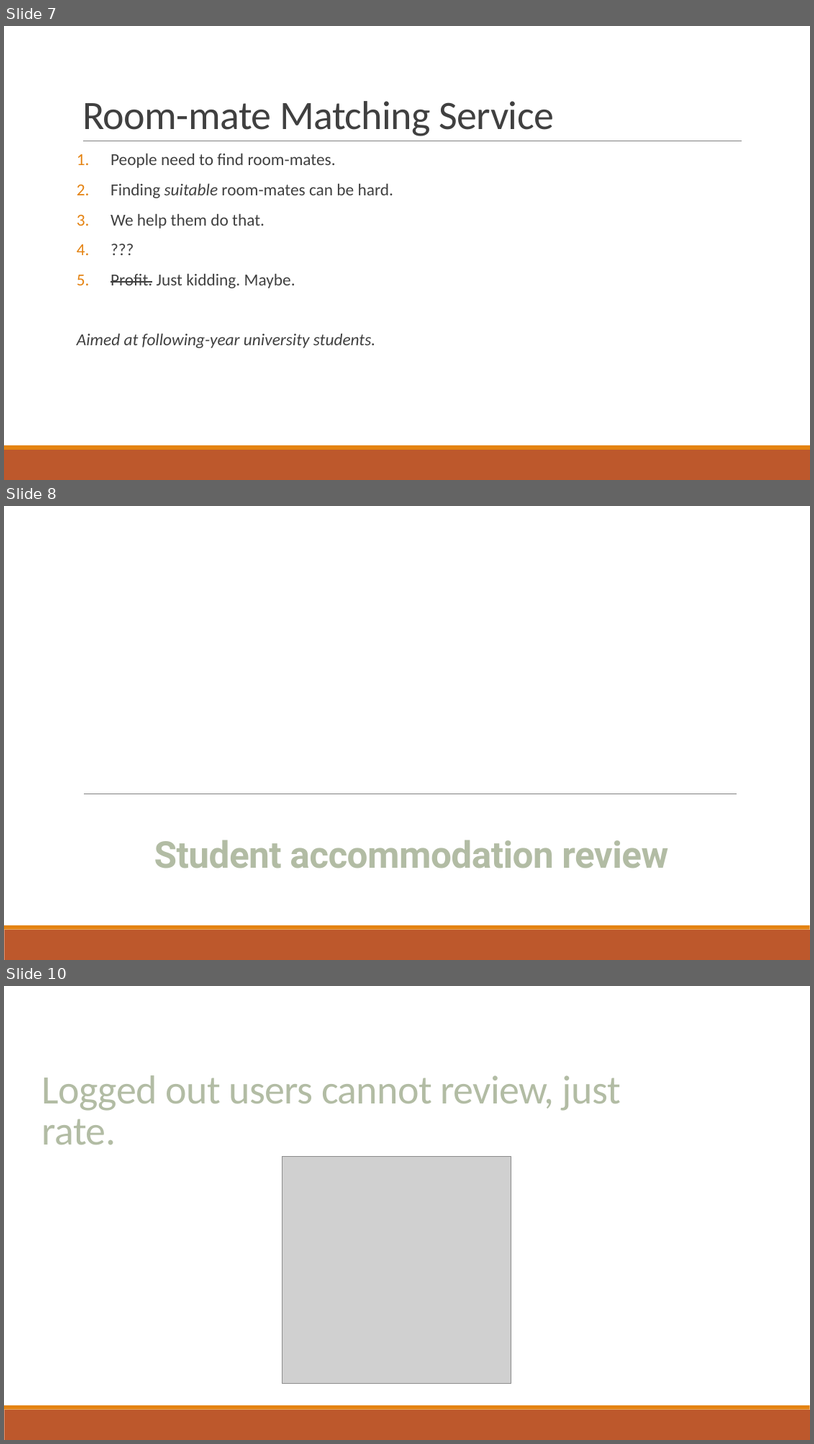
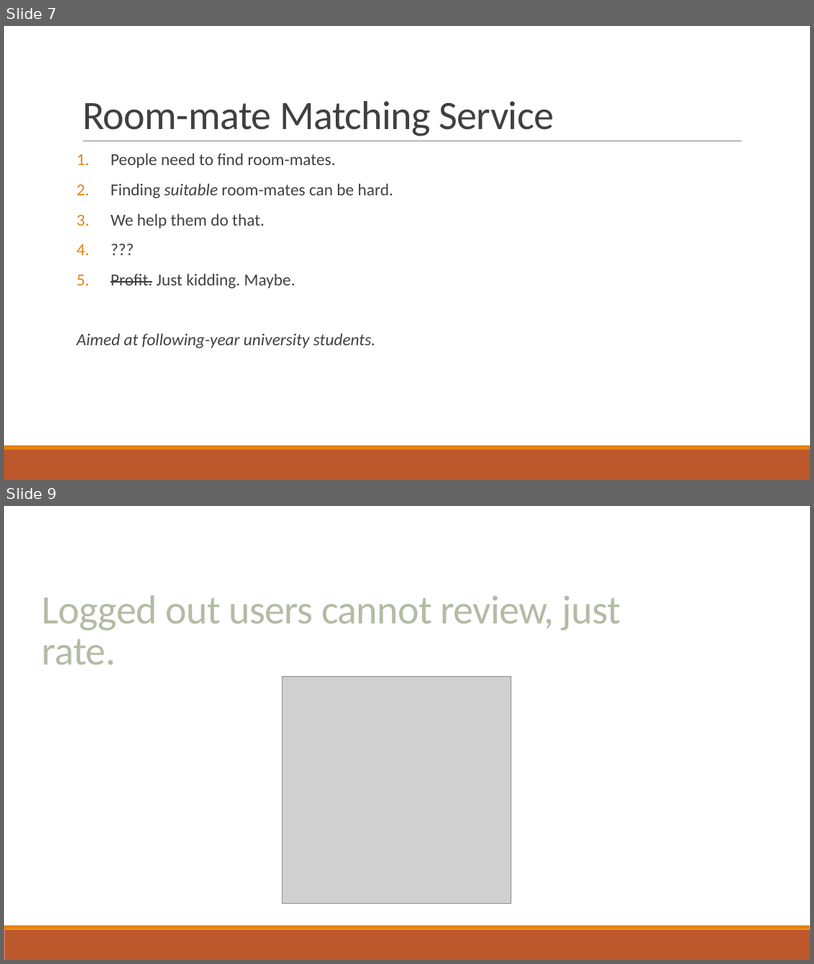
Before and after one commit to dragosthealex/roomies, a slide deck: resources/final_presentation.pptx. Shown one above the other, each under a label of ours: slides 7, 8 and 10 before the commit, slides 7 and 9 after it; the slides between them are not shown. The pictures are 814x1444 and 814x964 pixels, drawn with LibreOffice and Linux fonts; fonts in the diff are those of the drawing; grey boxes stand for pictures. Boxes give left, top, right and bottom in pixels: in the first picture for what was removed or moved away, otherwise in the second. Text is boxed around its words. In the diff, an @@ line names an element or a change of style, - is before the commit and + after.

```diff
--- a/resources/final_presentation.pptx
+++ b/resources/final_presentation.pptx
@@ slide 8 removed at (4,506,810,960), background #FFFFFF; not listed: 2 template elements that a slide beside it also shows @@
@@ line removed from (84, 793) to (737, 793) @@
@@ title removed at (154,839,669,868) @@
-Student accommodation review
@@ what was slide 10 is now slide 9 @@
```
Also in this commit, not shown: 2 slides changed, 7 slides added, 1 other slide removed.
